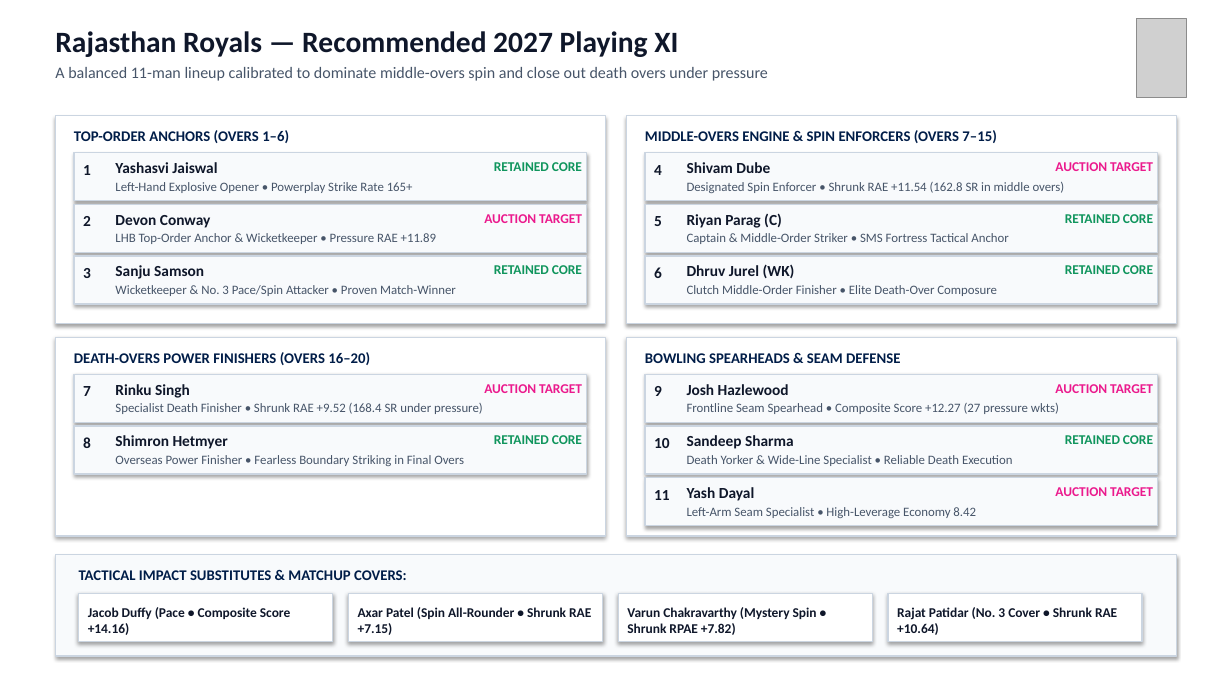
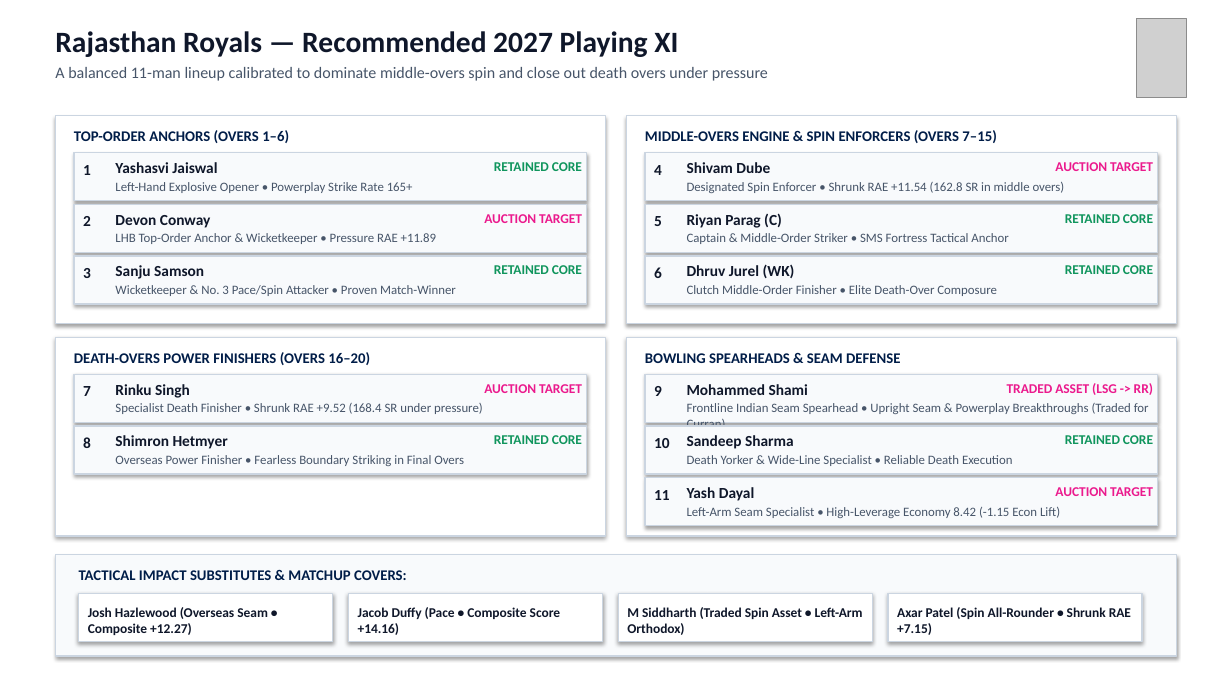
Before and after one commit to Ketanrawat2004/RR-Dashboard, a slide deck: slide 9 of RR_SupeRR_Selector_Season2_Ketan_Rawat_Overhaul.pptx. Drawn at 1232x693 pixels with LibreOffice and Linux fonts; fonts in the diff are those of the drawing; grey boxes stand for pictures. Boxes give left, top, right and bottom in pixels: in the first picture for what was removed or moved away, otherwise in the second. Text is boxed around its words. In the diff, an @@ line names an element or a change of style, - is before the commit and + after.

Commit message:
feat(trade): integrate Sam Curran for Mohammed Shami blockbuster trade in Playing XI, Trade Window, and PPT deck

```diff
--- a/RR_SupeRR_Selector_Season2_Ketan_Rawat_Overhaul.pptx
+++ b/RR_SupeRR_Selector_Season2_Ketan_Rawat_Overhaul.pptx
@@ text at bbox=[687, 384, 808, 395]: text changed @@
-Josh Hazlewood
+Mohammed Shami
@@ text at bbox=[1007, 383, 1153, 395]: text changed @@
-AUCTION TARGET
+TRADED ASSET (LSG -> RR)
@@ text at bbox=[687, 403, 1149, 427]: text changed @@
-Frontline Seam Spearhead • Composite Score +12.27 (27 pressure wkts)
+Frontline Indian Seam Spearhead • Upright Seam & Powerplay Breakthroughs (Traded for Curran)
@@ text at bbox=[687, 507, 1060, 518]: text changed @@
-Left-Arm Seam Specialist • High-Leverage Economy 8.42
+Left-Arm Seam Specialist • High-Leverage Economy 8.42 (-1.15 Econ Lift)
@@ text at bbox=[88, 607, 268, 635]: text changed @@
-Jacob Duffy (Pace • Composite Score +14.16)
+Josh Hazlewood (Overseas Seam • Composite +12.27)
@@ text at bbox=[358, 607, 560, 635]: text changed @@
-Axar Patel (Spin All-Rounder • Shrunk RAE +7.15)
+Jacob Duffy (Pace • Composite Score +14.16)
@@ text at bbox=[627, 607, 863, 635]: text changed @@
-Varun Chakravarthy (Mystery Spin • Shrunk RPAE +7.82)
+M Siddharth (Traded Spin Asset • Left-Arm Orthodox)
@@ text at bbox=[897, 607, 1131, 635]: text changed @@
-Rajat Patidar (No. 3 Cover • Shrunk RAE +10.64)
+Axar Patel (Spin All-Rounder • Shrunk RAE +7.15)
```
Also in this commit, not shown: 1 other slide changed, 5 other files.
